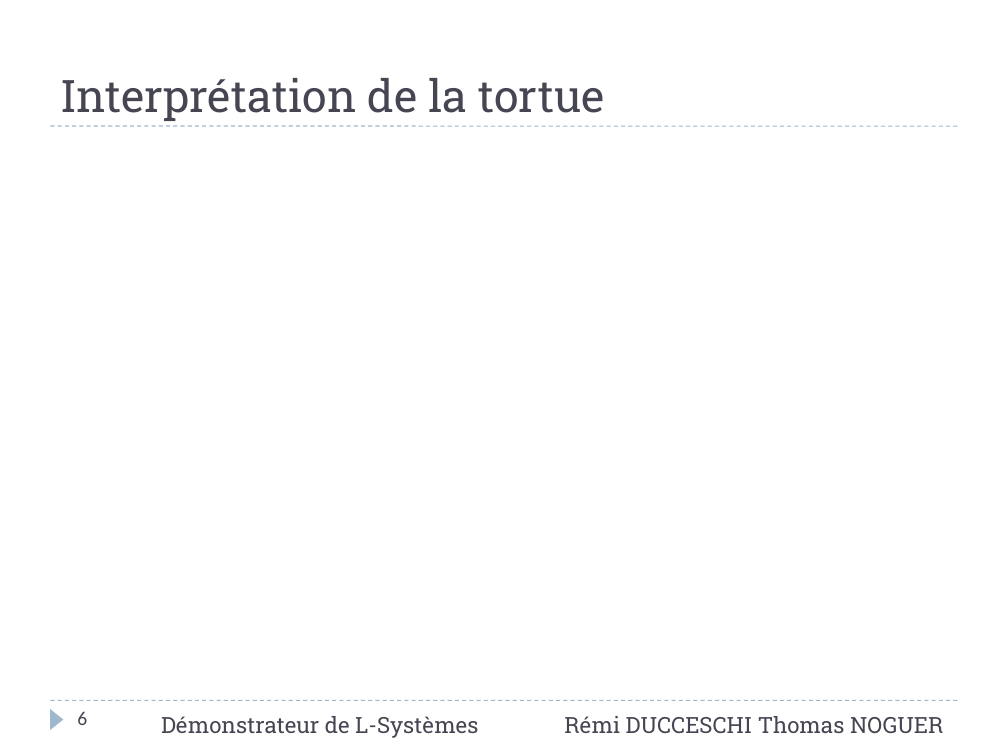
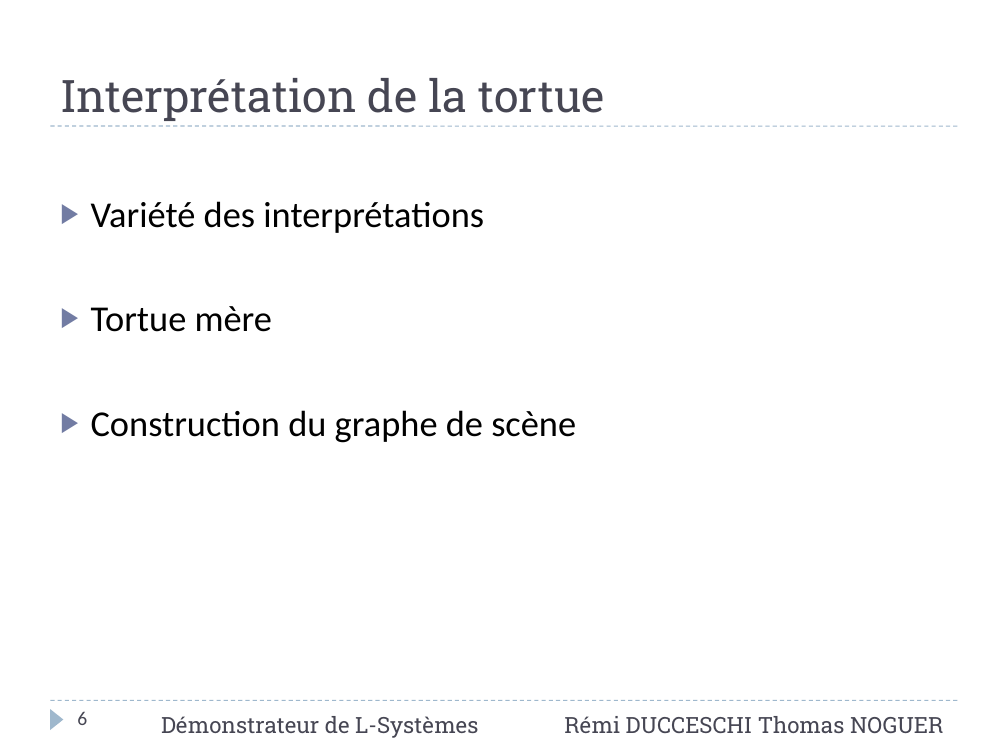
Before and after one commit to Cepheus/L-Systems, a slide deck: slide 6 of doc/Rapport/Présentation.pptx. Drawn at 1008x756 pixels with LibreOffice and Linux fonts; fonts in the diff are those of the drawing. Boxes give left, top, right and bottom in pixels: in the first picture for what was removed or moved away, otherwise in the second. Text is boxed around its words. In the diff, an @@ line names an element or a change of style, - is before the commit and + after.

```diff
--- a/doc/Rapport/Présentation.pptx
+++ b/doc/Rapport/Présentation.pptx
@@ text added at box(91, 201, 576, 443), 26 pt, text #000000 @@
+▶ Variété des interprétations
+▶ Tortue mère
+▶ Construction du graphe de scène
```
Also in this commit, not shown: 9 other slides changed, 1 slide added, 1 slide removed.
